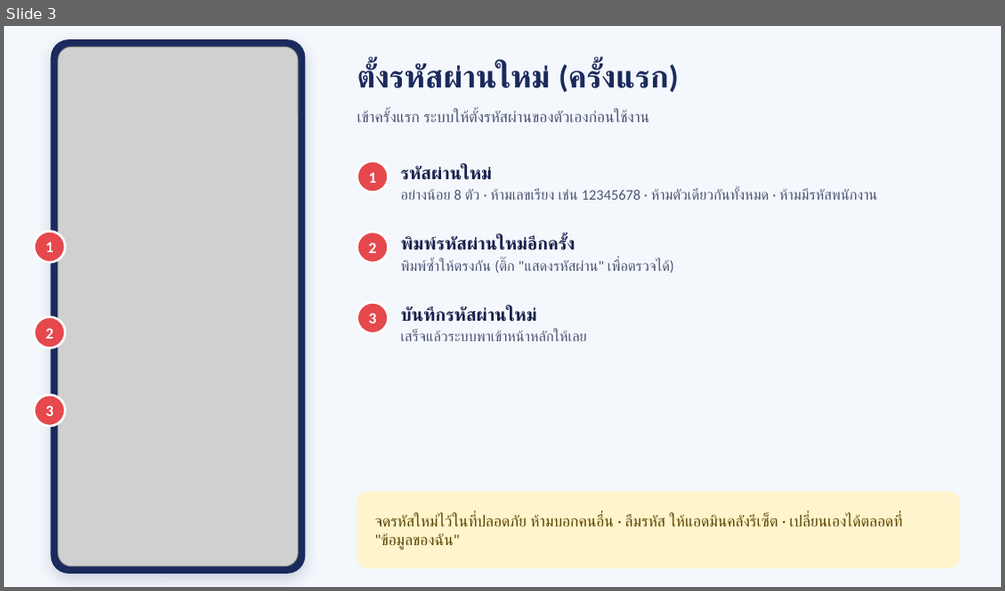
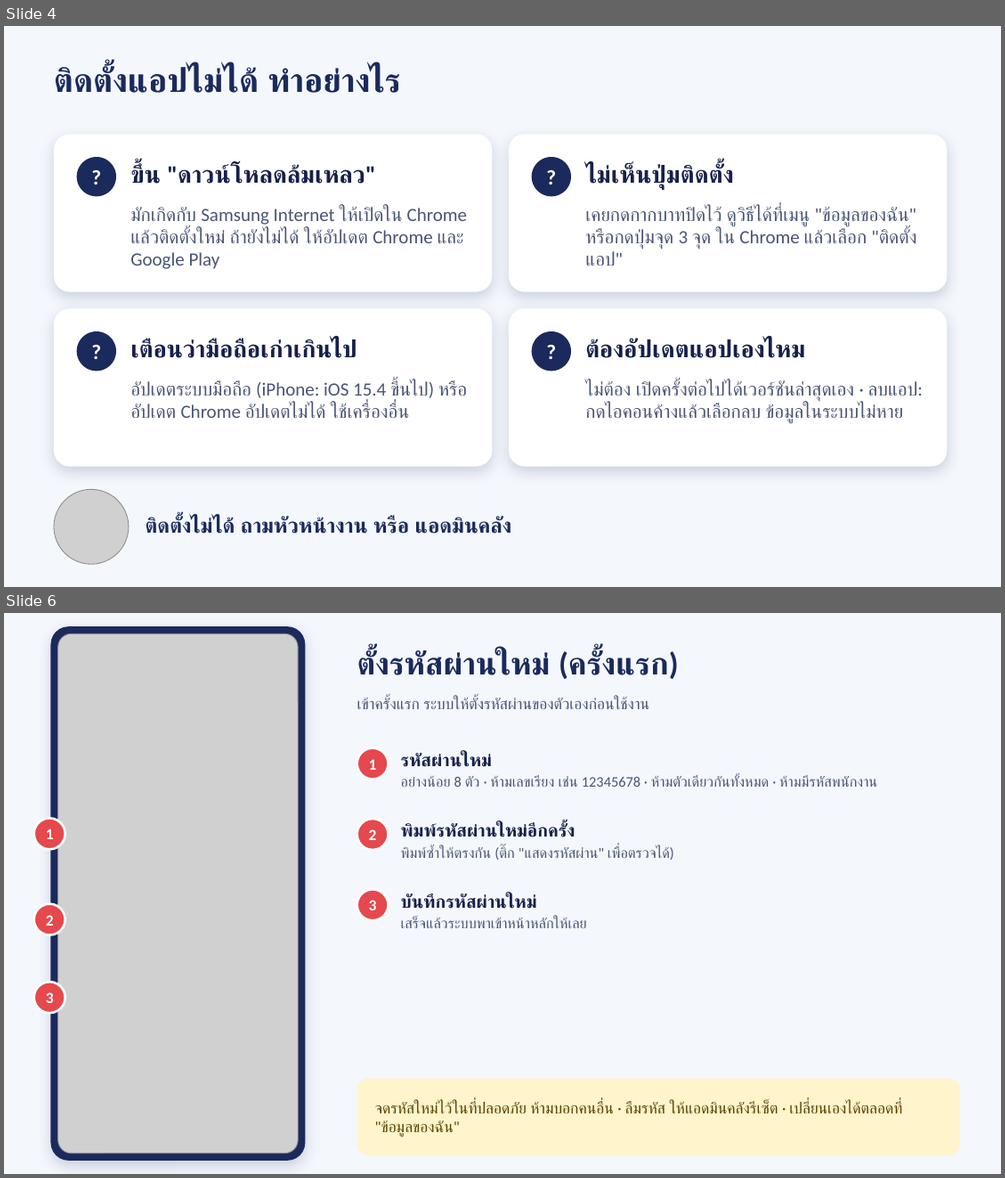
Before and after one commit to pcgwarehouse5-pixel/pull-operation-wha, a slide deck: docs/คู่มือการใช้งานแอป-พนักงาน.pptx. Shown one above the other, each under a label of ours: slide 3 before the commit, slides 4 and 6 after it; the slides between them are not shown. The pictures are 1005x591 and 1005x1178 pixels, drawn with LibreOffice and Linux fonts; fonts in the diff are those of the drawing; grey boxes stand for pictures. Boxes give left, top, right and bottom in pixels: in the first picture for what was removed or moved away, otherwise in the second. Text is boxed around its words. In the diff, an @@ line names an element or a change of style, - is before the commit and + after.

```diff
--- a/docs/คู่มือการใช้งานแอป-พนักงาน.pptx
+++ b/docs/คู่มือการใช้งานแอป-พนักงาน.pptx
@@ slide 4 added at (4, 26, 1001, 587), background #F4F7FC @@
@@ text added at (54, 66, 401, 93), 32 pt, text #1B2A5C, bold @@
+ติดตั้งแอปไม่ได้ ทำอย่างไร
@@ rounded rectangle added at (54, 134, 493, 291), fill #FFFFFF @@
@@ ellipse added at (77, 157, 116, 197), fill #1B2A5C, 20 pt, text #FFFFFF, bold @@
+?
@@ rounded rectangle added at (509, 134, 947, 291), fill #FFFFFF @@
@@ ellipse added at (532, 157, 572, 197), fill #1B2A5C, 20 pt, text #FFFFFF, bold @@
+?
@@ text added at (130, 163, 376, 184), 23 pt, text #16204A, bold @@
+ขึ้น "ดาวน์โหลดล้มเหลว"
@@ text added at (585, 164, 734, 188), 23 pt, text #16204A, bold @@
+ไม่เห็นปุ่มติดตั้ง
@@ text added at (130, 206, 467, 269), 18 pt, text #4A5574 @@
+มักเกิดกับ Samsung Internet ให้เปิดใน Chrome แล้วติดตั้งใหม่ ถ้ายังไม่ได้ ให้อัปเดต Chrome และ Google Play
@@ text added at (585, 206, 916, 249), 18 pt, text #4A5574 @@
+เคยกดกากบาทปิดไว้ ดูวิธีได้ที่เมนู "ข้อมูลของฉัน" หรือกดปุ่มจุด 3 จุด ใน Chrome แล้วเลือก "ติดตั้งแอป"
@@ rounded rectangle added at (54, 309, 493, 467), fill #FFFFFF @@
@@ rounded rectangle added at (509, 309, 947, 467), fill #FFFFFF @@
@@ ellipse added at (77, 331, 116, 370), fill #1B2A5C, 20 pt, text #FFFFFF, bold @@
+?
@@ text added at (130, 338, 356, 358), 23 pt, text #16204A, bold @@
+เตือนว่ามือถือเก่าเกินไป
@@ ellipse added at (532, 331, 572, 370), fill #1B2A5C, 20 pt, text #FFFFFF, bold @@
+?
@@ text added at (585, 338, 806, 358), 23 pt, text #16204A, bold @@
+ต้องอัปเดตแอปเองไหม
@@ text added at (130, 380, 467, 418), 18 pt, text #4A5574 @@
+อัปเดตระบบมือถือ (iPhone: iOS 15.4 ขึ้นไป) หรืออัปเดต Chrome อัปเดตไม่ได้ ใช้เครื่องอื่น
@@ text added at (585, 380, 922, 424), 18 pt, text #4A5574 @@
+ไม่ต้อง เปิดครั้งต่อไปได้เวอร์ชันล่าสุดเอง · ลบแอป: กดไอคอนค้างแล้วเลือกลบ ข้อมูลในระบบไม่หาย
@@ picture added at (54, 489, 129, 564) @@
@@ text added at (146, 516, 511, 533), 20 pt, text #1B2A5C, bold @@
+ติดตั้งไม่ได้ ถามหัวหน้างาน หรือ แอดมินคลัง
@@ what was slide 3 is now slide 6 @@
```
Also in this commit, not shown: 2 slides changed, 2 other slides added, 1 other file.
